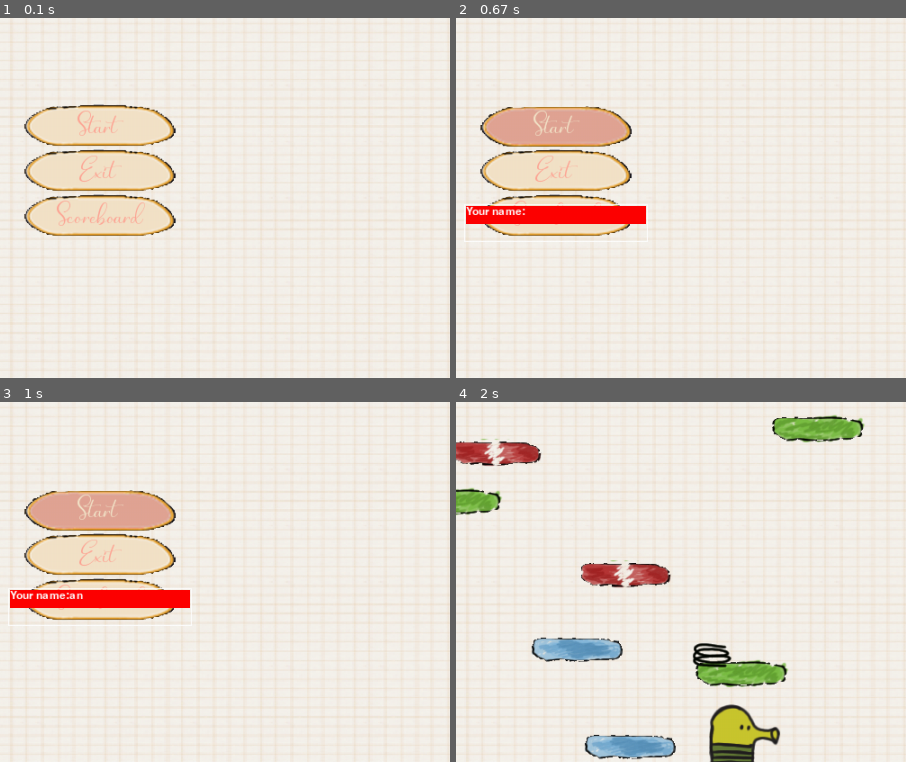
Above: before the commit, frames 1-4 (two rows, left to right).
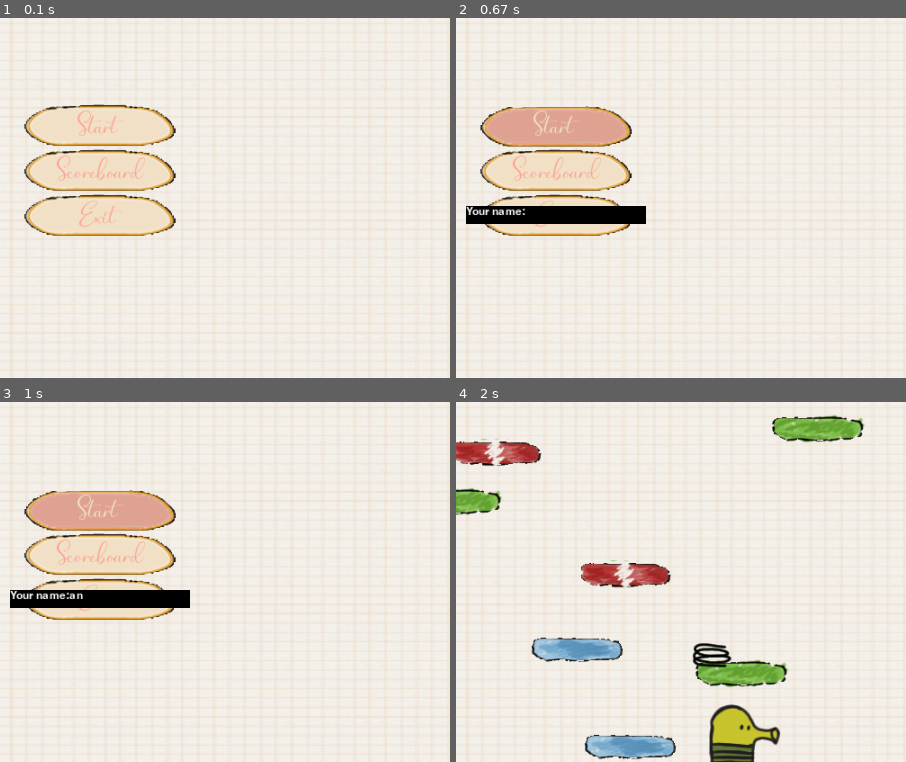
Above: after the commit, the same moments.

Repository: evgenyshaikovskiy/doodle-jump-pygame
Game: pygame game, started from src/main.py
Two runs of this game, one before a commit and one after it. Both use one fixed random seed, a clock stepped at 60 frames per second and the inputs below.
Inputs (mouse positions are % of the whole screen's width and height, from its top left):
- Up to frame 1 (0.1 s): no input
- Up to frame 2 (0.67 s): click (50, 38) at 0.38 s
- Up to frame 3 (1 s): type "an" at 0.88 s
- Up to frame 4 (2 s): type "n" at 1.08 s; tap Enter at 1.22 s; hold Right 1.43-1.9 s; move the mouse to (17, 15) at 1.47 s; hold Right from 1.98 s (still down)
The pictures show only the part of the screen within x 39-89%, y 23-73%; the shares and areas given below are measured in that part.

The runs differ from the first frame. In frame 1, 0.5% of the frame differs, in the area x 12-33%, y 38-59%; in frame 2, 2.4%, in the area x 1-43%, y 38-63%; in frame 3, 2.4%; in frame 4, nothing differs.

Commit message:
refactored inputbox

Diff:
--- a/src/locations/start.py
+++ b/src/locations/start.py
@@ -26,13 +26,13 @@
 
         self.exit_button = Button(
             settings['screen_width'] / 2,
-            settings['screen_height'] / 2 - 50,
+            settings['screen_height'] / 2,
             'Exit'
         )
 
         self.scoreboard_button = Button(
             settings['screen_width'] / 2,
-            settings['screen_height'] / 2,
+            settings['screen_height'] / 2 - 50,
             'Scoreboard'
         )
 
@@ -66,9 +66,16 @@
             if self.start_button.rect.collidepoint(pygame.mouse.get_pos()):
                 name = inputbox.ask(self.window, 'Your name')
                 if name:
-                    self.parent.location = GameLocation(self.parent, name, self.settings)
+                    self.parent.location = GameLocation(
+                        self.parent,
+                        name,
+                        self.settings
+                    )
             elif self.scoreboard_button.rect.collidepoint(pygame.mouse.get_pos()):
-                self.parent.location = ScoreboardLocation(self.parent, self.settings)
+                self.parent.location = ScoreboardLocation(
+                    self.parent,
+                    self.settings
+                )
             elif self.exit_button.rect.collidepoint(pygame.mouse.get_pos()):
                 sys.exit()
 
--- a/src/utility/inputbox.py
+++ b/src/utility/inputbox.py
@@ -7,7 +7,7 @@
 
     pygame.draw.rect(
         screen,
-        (255, 0, 0),
+        (0, 0, 0),
         (
             (screen.get_width() / 2) - 100,
             (screen.get_height() / 2) - 10,
@@ -15,17 +15,17 @@
             20),
         0
     )
-    pygame.draw.rect(
-        screen,
-        (255, 255, 255),
-        (
-            (screen.get_width() / 2) - 102,
-            (screen.get_height() / 2) - 12,
-            204,
-            42
-        ),
-        1
-    )
+    # pygame.draw.rect(
+    #     screen,
+    #     (255, 255, 255),
+    #     (
+    #         (screen.get_width() / 2) - 102,
+    #         (screen.get_height() / 2) - 12,
+    #         204,
+    #         42
+    #     ),
+    #     1
+    # )
 
     if len(message) != 0:
         screen.blit(
